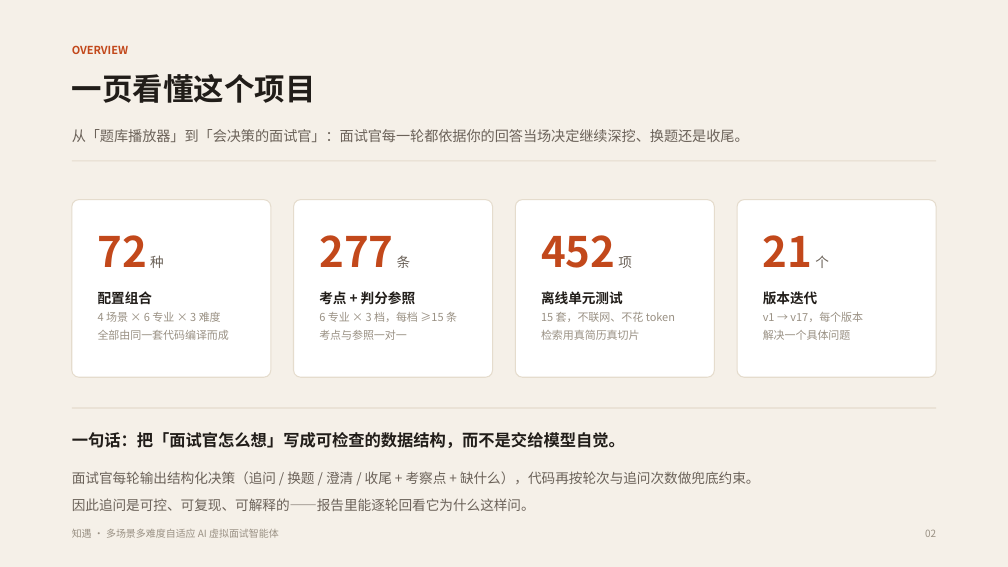
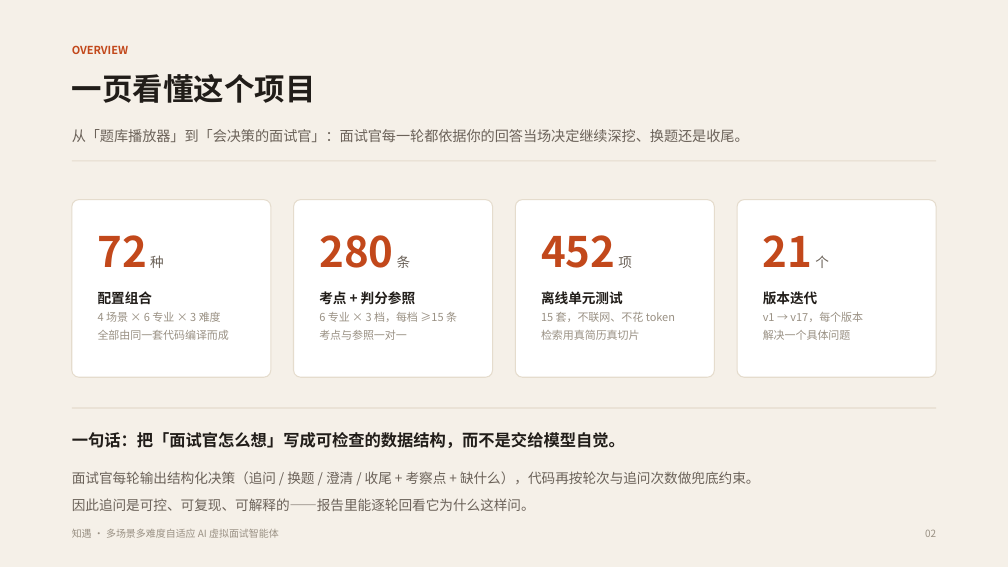
Before and after one commit to shuangxingxi/zhiyu-interview, a slide deck: slide 2 of 知遇-AI虚拟面试官-答辩.pptx. Drawn at 1008x567 pixels with LibreOffice and Linux fonts; fonts in the diff are those of the drawing. Boxes give left, top, right and bottom in pixels: in the first picture for what was removed or moved away, otherwise in the second. Text is boxed around its words. In the diff, an @@ line names an element or a change of style, - is before the commit and + after.

```diff
--- a/知遇-AI虚拟面试官-答辩.pptx
+++ b/知遇-AI虚拟面试官-答辩.pptx
@@ text at box(319, 235, 411, 268): text changed @@
-277 条
+280 条
```
Also in this commit, not shown: 6 other slides changed, 11 other files.
